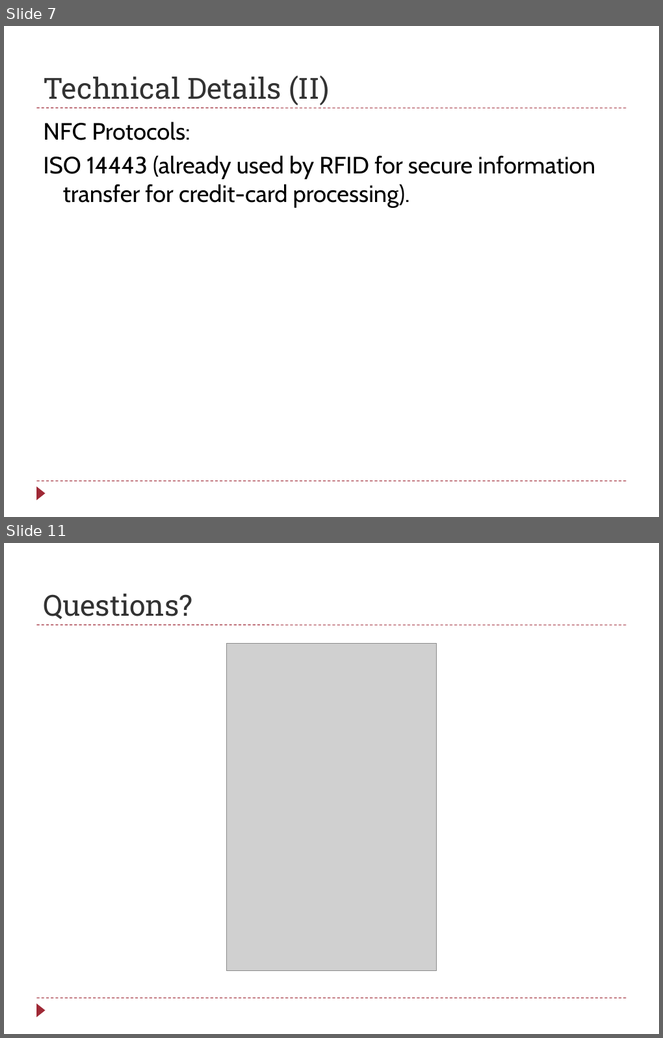
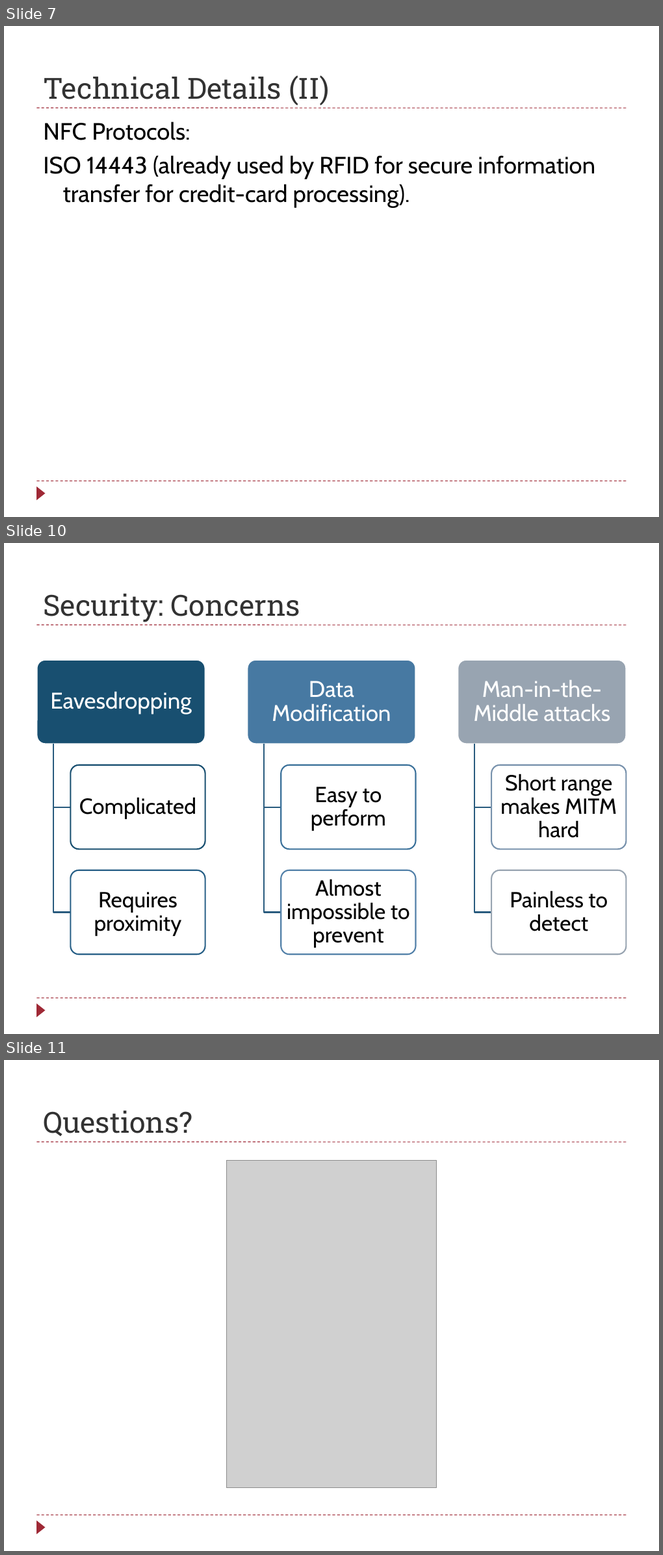
Before and after one commit to raikesd/NFCProject, a slide deck: NFC_brandi.pptx. Shown one above the other, each under a label of ours: slides 7 and 11 before the commit, slides 7, 10 and 11 after it; the slides between them are not shown. The pictures are 663x1038 and 663x1555 pixels, drawn with LibreOffice and Linux fonts; fonts in the diff are those of the drawing; grey boxes stand for pictures. Boxes give left, top, right and bottom in pixels: in the first picture for what was removed or moved away, otherwise in the second. Text is boxed around its words. In the diff, an @@ line names an element or a change of style, - is before the commit and + after.

```diff
--- a/NFC_brandi.pptx
+++ b/NFC_brandi.pptx
@@ slide 10 added at [4,543,659,1034], background #FFFFFF; not listed: 3 template elements that a slide beside it also shows @@
@@ title added at [43,594,300,622], 32 pt, text #323232 @@
+Security: Concerns
@@ group added at [36,659,627,955]: 9 rounded rectangles, 9 texts, 6 freeform shapes @@
+Eavesdropping
+Complicated
+Requires proximity
+Data Modification
+Easy to perform
+Almost impossible to prevent
+Man-in-the-Middle attacks
+Short range makes MITM hard
+Painless to detect
```
Also in this commit, not shown: 7 slides changed, 1 slide removed, 17 other files.
